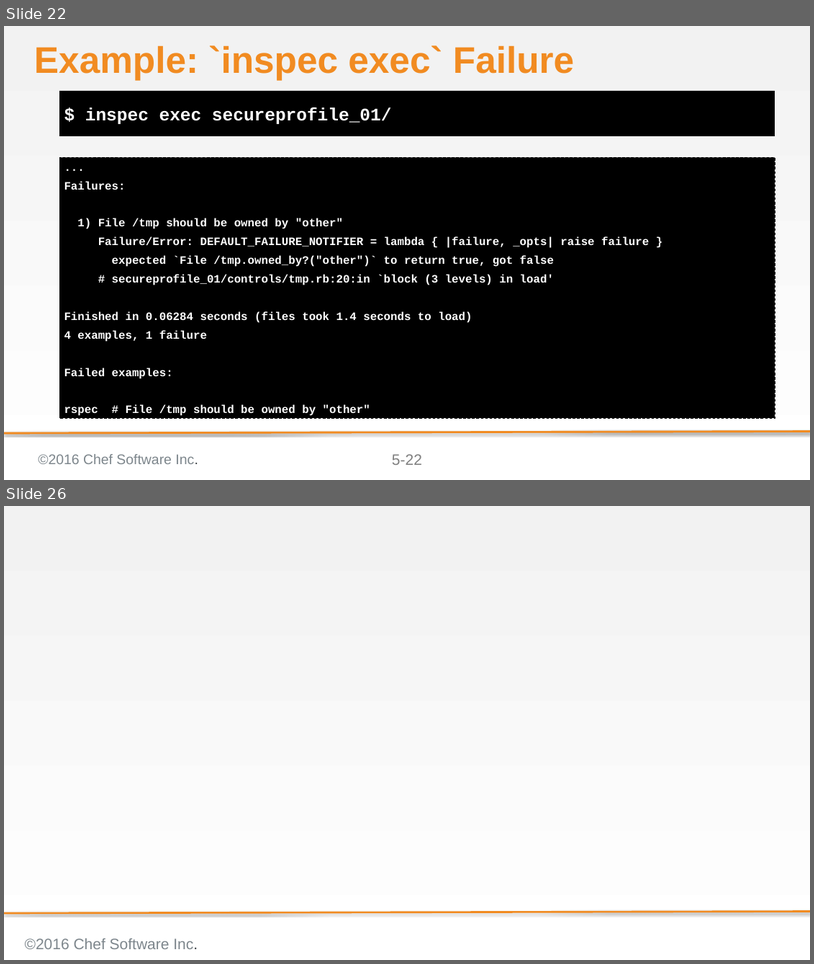
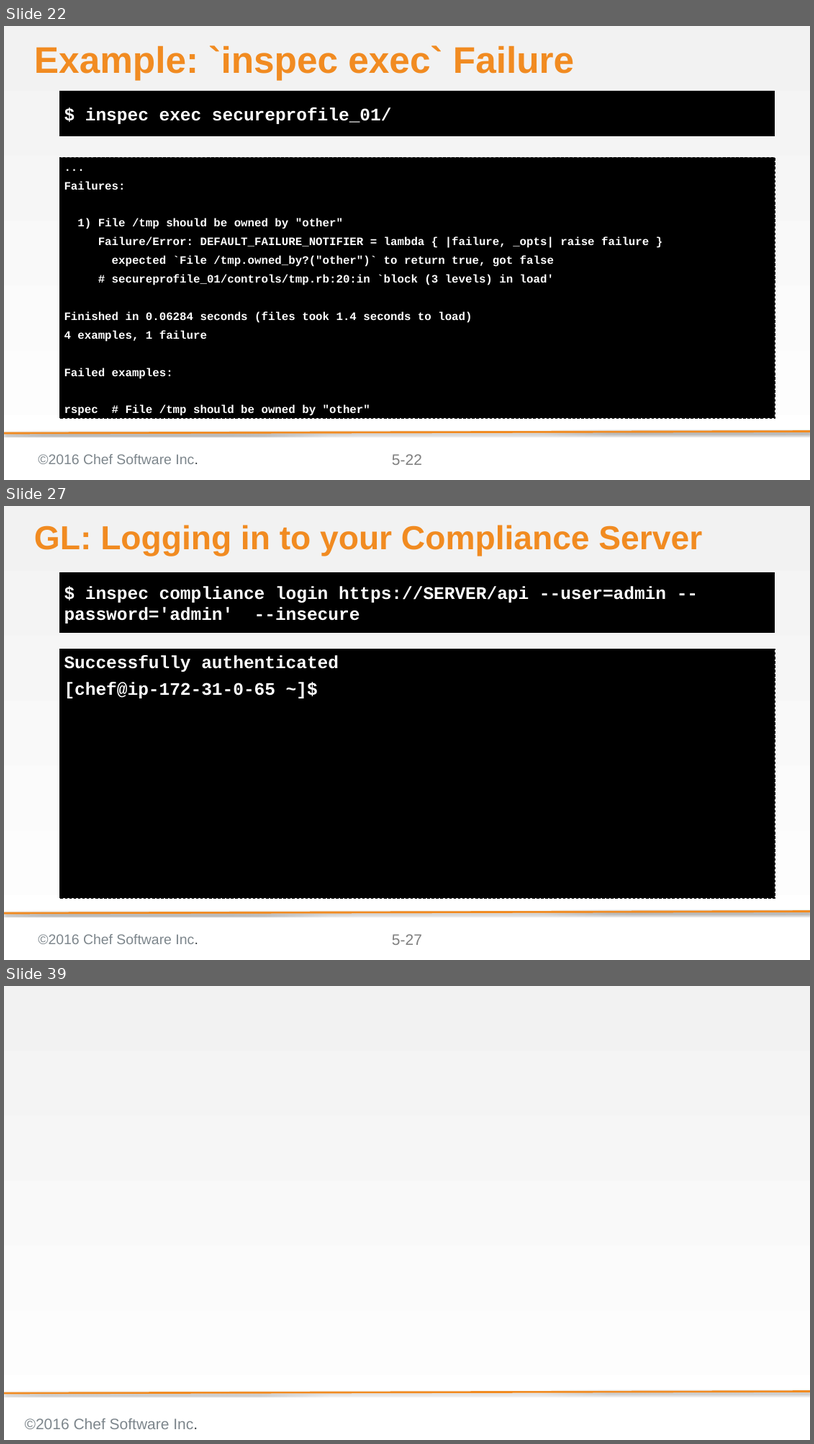
Before and after one commit to bchamby/chef-compliance-installation-configuration-operation, a slide deck: 05-creating-custom-profiles.pptx. Shown one above the other, each under a label of ours: slides 22 and 26 before the commit, slides 22, 27 and 39 after it; the slides between them are not shown. The pictures are 814x964 and 814x1444 pixels, drawn with LibreOffice and Linux fonts; fonts in the diff are those of the drawing; background and template pictures are left out. Boxes give left, top, right and bottom in pixels: in the first picture for what was removed or moved away, otherwise in the second. Text is boxed around its words. In the diff, an @@ line names an element or a change of style, - is before the commit and + after.

Commit message:
Rewrote 05-creating-custom-profiles to support inspec 0.14.7. on target nodes

```diff
--- a/05-creating-custom-profiles.pptx
+++ b/05-creating-custom-profiles.pptx
@@ slide 27 added at (4,506,810,960), background gradient #F2F2F2 to #FFFFFF; not listed: 4 template elements that a slide beside it also shows @@
@@ title added at (34,525,702,556), 52.8 pt, text #F18B21, bold @@
+GL: Logging in to your Compliance Server
@@ text added at (59,572,775,633), fill #000000, 28 pt, text #FFFFFF, bold @@
+$ inspec compliance login https://SERVER/api --user=admin --password='admin' --insecure
@@ text added at (59,649,775,898), fill #000000, outline #000000 1 pt dashed, 28 pt, text #FFFFFF, bold @@
+Successfully authenticated
+[chef@ip-172-31-0-65 ~]$
@@ what was slide 26 is now slide 39 @@
```
Also in this commit, not shown: 3 slides changed, 12 other slides added.
